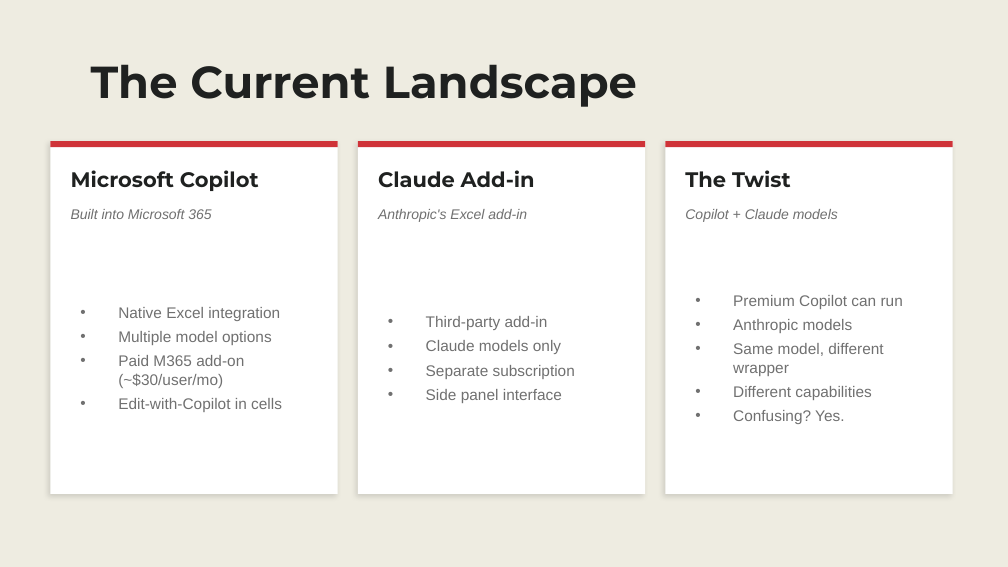
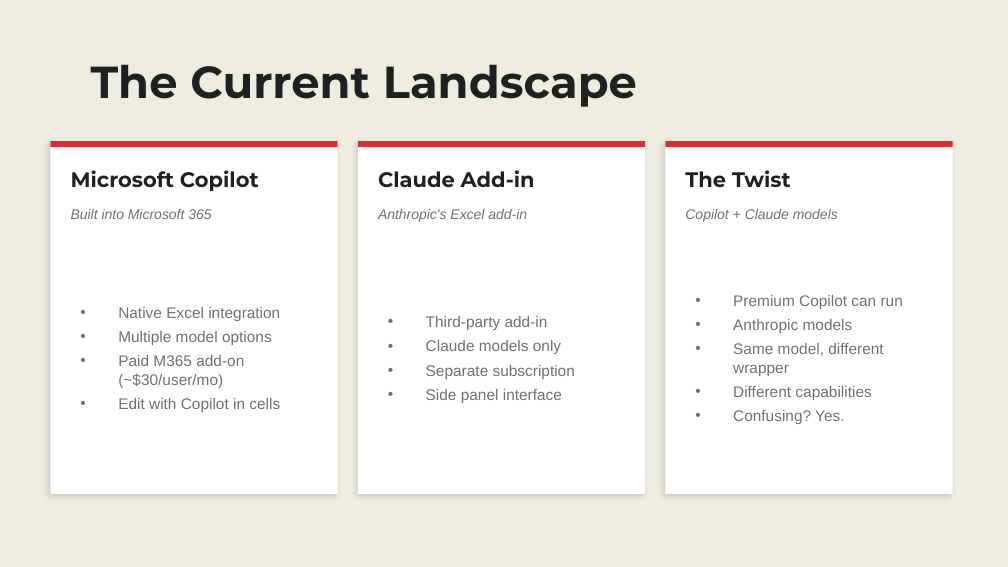
Before and after one commit to stringfestdata/copilot-opus-vs-claude-excel-addin, a slide deck: slide 5 of Copilot vs Claude Slides.pptx. Drawn at 1008x567 pixels with LibreOffice and Linux fonts; fonts in the diff are those of the drawing. Boxes give left, top, right and bottom in pixels: in the first picture for what was removed or moved away, otherwise in the second. Text is boxed around its words. In the diff, an @@ line names an element or a change of style, - is before the commit and + after.

```diff
--- a/Copilot vs Claude Slides.pptx
+++ b/Copilot vs Claude Slides.pptx
@@ text at bbox=[118, 398, 280, 412]: text changed @@
-• Edit-with-Copilot in cells
+• Edit with Copilot in cells
```
Also in this commit, not shown: 4 other slides changed, 2 other files.
